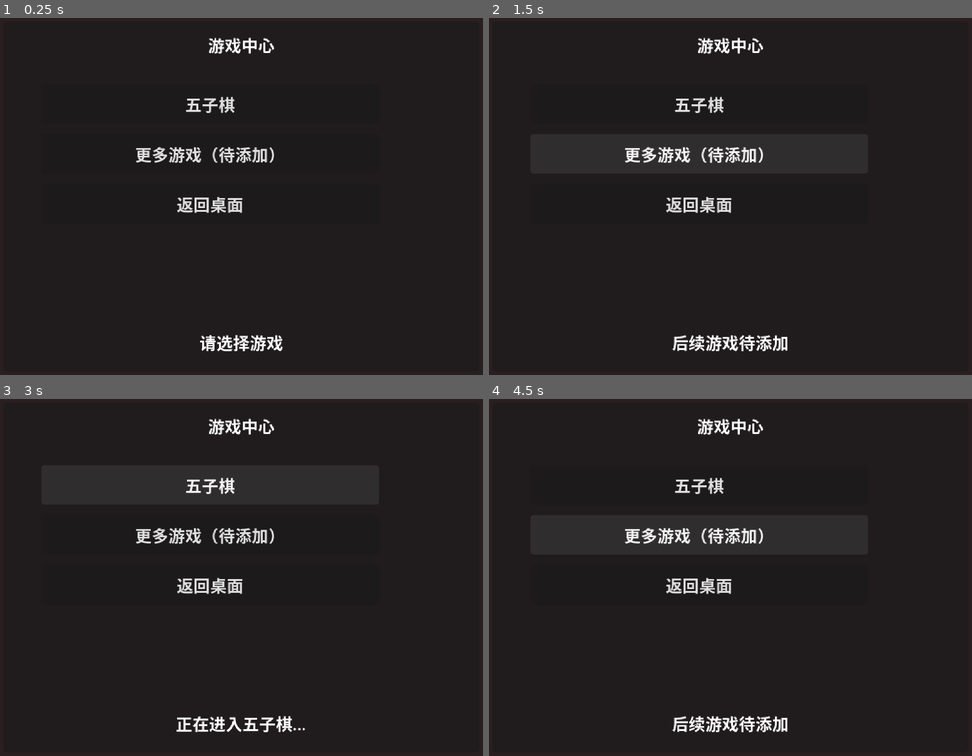
Above: before the commit, frames 1-4 (two rows, left to right).
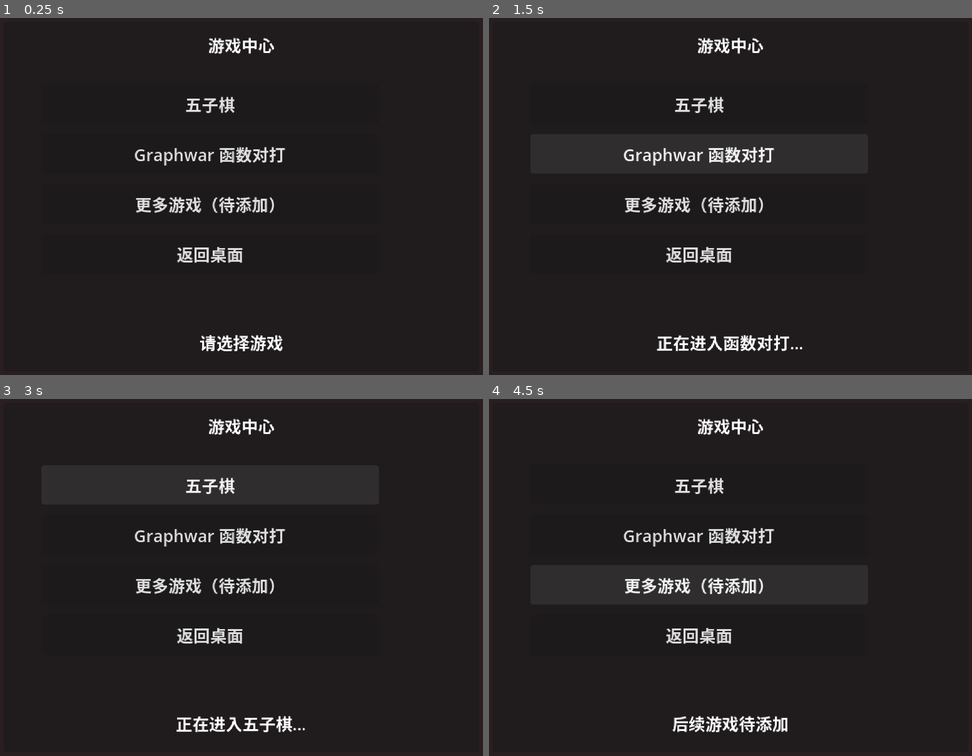
Above: after the commit, the same moments.

Repository: suan-11/ai-home
Game: Godot game, scene res://scenes/ui/game_select.tscn
The game is run twice, just before and just after one commit, with the same random seed, the same clock (stepped at 60 frames per second) and the same inputs. This scene is started directly instead of the project's main scene.
Inputs (mouse positions are in pixels of both pictures, inside the frame that each line leads up to):
- Up to frame 1 (0.25 s): no input
- Up to frame 2 (1.5 s): click "更多游戏（待添加）" at 0.5 s; click (701, 153) at 1.25 s, where only the run after the commit has a clickable "Graphwar 函数对打"
- Up to frame 3 (3 s): click "返回桌面" at 2 s; click "五子棋" at 2.75 s
- Up to frame 4 (4.5 s): click "五子棋" at 3.5 s; click "更多游戏（待添加）" at 4.25 s

The runs differ from the first frame. In frame 1, 2.0% of the frame differs, in the area x 27-60%, y 36-69%; in frame 2, 2.8%, in the area x 27-65%, y 36-94%; in frame 3, 2.0%; in frame 4, 2.1%.

Commit message:
feat: P3 Graphwar 仿·函数对打（8张预设函数卡/曲线飞行/先得3分，接入游戏选择）

Diff:
--- a/scenes/ui/game_select.tscn
+++ b/scenes/ui/game_select.tscn
@@ -56,18 +56,26 @@
 offset_bottom = 98.0
 text = "五子棋"
 
-[node name="FutureButton" type="Button" parent="WindowPanel"]
+[node name="GraphwarButton" type="Button" parent="WindowPanel"]
 layout_mode = 0
 offset_left = 36.0
 offset_top = 108.0
 offset_right = 360.0
 offset_bottom = 146.0
+text = "Graphwar 函数对打"
+
+[node name="FutureButton" type="Button" parent="WindowPanel"]
+layout_mode = 0
+offset_left = 36.0
+offset_top = 156.0
+offset_right = 360.0
+offset_bottom = 194.0
 text = "更多游戏（待添加）"
 
 [node name="BackButton" type="Button" parent="WindowPanel"]
 layout_mode = 0
 offset_left = 36.0
-offset_top = 156.0
+offset_top = 204.0
 offset_right = 360.0
-offset_bottom = 194.0
+offset_bottom = 242.0
 text = "返回桌面"
--- /dev/null
+++ b/scenes/ui/graphwar_game.tscn
@@ -0,0 +1,192 @@
+[gd_scene load_steps=2 format=3]
+
+[ext_resource type="Script" path="res://scripts/ui/graphwar_game.gd" id="1_game"]
+
+[node name="GraphwarGame" type="Control"]
+layout_mode = 3
+anchors_preset = 15
+anchor_right = 1.0
+anchor_bottom = 1.0
+grow_horizontal = 2
+grow_vertical = 2
+mouse_filter = 0
+script = ExtResource("1_game")
+
+[node name="Title" type="Label" parent="."]
+layout_mode = 1
+anchors_preset = 10
+anchor_right = 1.0
+offset_left = 16.0
+offset_top = 10.0
+offset_right = -130.0
+offset_bottom = 32.0
+text = "Graphwar 函数对打"
+horizontal_alignment = 0
+
+[node name="ScoreLabel" type="Label" parent="."]
+layout_mode = 1
+anchors_preset = 1
+anchor_left = 1.0
+anchor_right = 1.0
+offset_left = -120.0
+offset_top = 10.0
+offset_right = -10.0
+offset_bottom = 32.0
+text = "你 0 : 0 AI"
+horizontal_alignment = 2
+
+[node name="StatusLabel" type="Label" parent="."]
+layout_mode = 1
+anchors_preset = 10
+anchor_right = 1.0
+offset_left = 10.0
+offset_top = 34.0
+offset_right = 300.0
+offset_bottom = 54.0
+text = "你的回合：选择函数卡并调参，点击「开火」"
+horizontal_alignment = 0
+
+[node name="Controls" type="Control" parent="."]
+layout_mode = 0
+offset_left = 306.0
+offset_top = 34.0
+offset_right = 426.0
+offset_bottom = 262.0
+mouse_filter = 0
+
+[node name="CardLabel" type="Label" parent="Controls"]
+layout_mode = 0
+offset_left = 0.0
+offset_top = 0.0
+offset_right = 120.0
+offset_bottom = 16.0
+text = "函数卡"
+
+[node name="CardOption" type="OptionButton" parent="Controls"]
+layout_mode = 0
+offset_left = 0.0
+offset_top = 16.0
+offset_right = 120.0
+offset_bottom = 40.0
+
+[node name="Param0Label" type="Label" parent="Controls"]
+layout_mode = 0
+offset_left = 0.0
+offset_top = 46.0
+offset_right = 120.0
+offset_bottom = 60.0
+text = "a = 0.00"
+
+[node name="Param0Slider" type="HSlider" parent="Controls"]
+layout_mode = 0
+offset_left = 0.0
+offset_top = 62.0
+offset_right = 120.0
+offset_bottom = 76.0
+
+[node name="Param1Label" type="Label" parent="Controls"]
+layout_mode = 0
+offset_left = 0.0
+offset_top = 82.0
+offset_right = 120.0
+offset_bottom = 96.0
+text = "b = 0.00"
+
+[node name="Param1Slider" type="HSlider" parent="Controls"]
+layout_mode = 0
+offset_left = 0.0
+offset_top = 98.0
+offset_right = 120.0
+offset_bottom = 112.0
+
+[node name="Param2Label" type="Label" parent="Controls"]
+layout_mode = 0
+offset_left = 0.0
+offset_top = 118.0
+offset_right = 120.0
+offset_bottom = 132.0
+text = "c = 0.00"
+
+[node name="Param2Slider" type="HSlider" parent="Controls"]
+layout_mode = 0
+offset_left = 0.0
+offset_top = 134.0
+offset_right = 120.0
+offset_bottom = 148.0
+
+[node name="FireButton" type="Button" parent="Controls"]
+layout_mode = 0
+offset_left = 0.0
+offset_top = 156.0
+offset_right = 120.0
+offset_bottom = 180.0
+text = "开火"
+
+[node name="AiStatusLabel" type="Label" parent="Controls"]
+layout_mode = 0
+offset_left = 0.0
+offset_top = 184.0
+offset_right = 120.0
+offset_bottom = 208.0
+text = ""
+horizontal_alignment = 0
+autowrap_mode = 2
+
+[node name="RestartButton" type="Button" parent="Controls"]
+layout_mode = 0
+offset_left = 0.0
+offset_top = 212.0
+offset_right = 120.0
+offset_bottom = 234.0
+text = "重新开始"
+
+[node name="BackButton" type="Button" parent="Controls"]
+layout_mode = 0
+offset_left = 0.0
+offset_top = 238.0
+offset_right = 120.0
+offset_bottom = 260.0
+text = "退出"
+
+[node name="ResultPanel" type="Panel" parent="."]
+visible = false
+layout_mode = 1
+anchors_preset = 8
+anchor_left = 0.5
+anchor_top = 0.5
+anchor_right = 0.5
+anchor_bottom = 0.5
+offset_left = -120.0
+offset_top = -76.0
+offset_right = 120.0
+offset_bottom = 76.0
+grow_horizontal = 2
+grow_vertical = 2
+mouse_filter = 0
+
+[node name="ResultLabel" type="Label" parent="ResultPanel"]
+layout_mode = 1
+anchors_preset = 10
+anchor_right = 1.0
+offset_left = 12.0
+offset_top = 12.0
+offset_right = -12.0
+offset_bottom = 44.0
+text = "结果"
+horizontal_alignment = 1
+
+[node name="RestartResultButton" type="Button" parent="ResultPanel"]
+layout_mode = 0
+offset_left = 30.0
+offset_top = 52.0
+offset_right = 210.0
+offset_bottom = 84.0
+text = "再来一局"
+
+[node name="ExitResultButton" type="Button" parent="ResultPanel"]
+layout_mode = 0
+offset_left = 30.0
+offset_top = 94.0
+offset_right = 210.0
+offset_bottom = 126.0
+text = "退出"
--- a/scripts/ui/computer_panel.gd
+++ b/scripts/ui/computer_panel.gd
@@ -19,6 +19,7 @@
 const SCREEN_DESKTOP := "desktop"
 const SCREEN_GAMES := "games"
 const SCREEN_GOMOKU := "gomoku"
+const SCREEN_GRAPHWAR := "graphwar"
 const SCREEN_SETTINGS := "settings"
 const SCREEN_CHAT := "chat"
 const SCREEN_DIARY := "diary"
@@ -26,6 +27,7 @@
 const DESKTOP_SCENE := preload("res://scenes/ui/desktop_screen.tscn")
 const GAME_SELECT_SCENE := preload("res://scenes/ui/game_select.tscn")
 const GOMOKU_SCENE := preload("res://scenes/ui/gomoku_game.tscn")
+const GRAPHWAR_SCENE := preload("res://scenes/ui/graphwar_game.tscn")
 const SETTINGS_SCENE := preload("res://scenes/ui/settings_screen.tscn")
 const CHAT_SCENE := preload("res://scenes/ui/chat_screen.tscn")
 const DIARY_SCENE := preload("res://scenes/ui/diary_screen.tscn")
@@ -95,6 +97,10 @@
 
 func open_gomoku(transition: int = Transition.SLIDE_LEFT) -> void:
 	_open_screen(SCREEN_GOMOKU, GOMOKU_SCENE, transition, true)
+
+
+func open_graphwar(transition: int = Transition.SLIDE_LEFT) -> void:
+	_open_screen(SCREEN_GRAPHWAR, GRAPHWAR_SCENE, transition, true)
 
 
 func open_settings(transition: int = Transition.SLIDE_LEFT) -> void:
@@ -120,6 +126,8 @@
 			_open_screen(SCREEN_GAMES, GAME_SELECT_SCENE, transition, false)
 		SCREEN_GOMOKU:
 			_open_screen(SCREEN_GOMOKU, GOMOKU_SCENE, transition, false)
+		SCREEN_GRAPHWAR:
+			_open_screen(SCREEN_GRAPHWAR, GRAPHWAR_SCENE, transition, false)
 		SCREEN_SETTINGS:
 			_open_screen(SCREEN_SETTINGS, SETTINGS_SCENE, transition, false)
 		SCREEN_CHAT:
@@ -182,8 +190,11 @@
 			screen.diary_requested.connect(open_diary)
 		SCREEN_GAMES:
 			screen.gomoku_requested.connect(open_gomoku)
+			screen.graphwar_requested.connect(open_graphwar)
 			screen.back_requested.connect(func() -> void: go_back(Transition.SLIDE_RIGHT))
 		SCREEN_GOMOKU:
+			screen.back_requested.connect(func() -> void: go_back(Transition.SLIDE_RIGHT))
+		SCREEN_GRAPHWAR:
 			screen.back_requested.connect(func() -> void: go_back(Transition.SLIDE_RIGHT))
 		SCREEN_SETTINGS:
 			screen.back_requested.connect(func() -> void: go_back(Transition.SLIDE_RIGHT))
--- a/scripts/ui/game_select.gd
+++ b/scripts/ui/game_select.gd
@@ -4,12 +4,14 @@
 
 signal back_requested
 signal gomoku_requested
+signal graphwar_requested
 
 @onready var status_label: Label = $WindowPanel/StatusLabel
 
 
 func _ready() -> void:
 	$WindowPanel/GomokuButton.pressed.connect(_on_gomoku_pressed)
+	$WindowPanel/GraphwarButton.pressed.connect(_on_graphwar_pressed)
 	$WindowPanel/FutureButton.pressed.connect(_on_future_pressed)
 	$WindowPanel/BackButton.pressed.connect(_on_back_pressed)
 
@@ -19,6 +21,11 @@
 	gomoku_requested.emit()
 
 
+func _on_graphwar_pressed() -> void:
+	status_label.text = "正在进入函数对打…"
+	graphwar_requested.emit()
+
+
 func _on_future_pressed() -> void:
 	status_label.text = "后续游戏待添加"
 
--- /dev/null
+++ b/scripts/ui/graphwar_game.gd
@@ -0,0 +1,557 @@
+extends Control
+## P3：Graphwar 仿·函数对打（简化回合制）
+## 玩家与 AI 轮流用预设函数卡发射小球：小球沿函数曲线飞行，
+## 命中对方目标点得 1 分，先得 WIN_SCORE 分获胜。
+## 运行在电脑系统屏幕区域内，胜负沿用通用规则（胜 +3 / 平 +1 / 负 0）。
+
+signal back_requested
+signal game_finished(result: String)
+signal game_restarted
+signal game_exited
+
+const WIN_SCORE := 3
+const HIT_RADIUS_PX := 7.0
+const SHOT_DURATION := 0.9
+const AI_HIT_CHANCE := 0.65
+const AI_THINK_TIME := 0.6
+const AI_SOLVE_JITTER := 0.08
+
+const X_MIN := -10.0
+const X_MAX := 10.0
+const Y_MIN := -5.0
+const Y_MAX := 5.0
+const TARGET_X_PLAYER := -8.0
+const TARGET_X_AI := 8.0
+const BOARD_RECT := Rect2(10, 36, 288, 222)
+
+## 预设函数卡（单一数据源）。params: key/label/min/max/default/step。
+const CARDS := [
+	{
+		"name": "直线", "formula": "y = a·x + b",
+		"params": [
+			{"key": "a", "label": "a", "min": -1.0, "max": 1.0, "default": 0.3, "step": 0.01},
+			{"key": "b", "label": "b", "min": -4.0, "max": 4.0, "default": -2.0, "step": 0.01},
+		],
+	},
+	{
+		"name": "抛物线", "formula": "y = a·x² + b",
+		"params": [
+			{"key": "a", "label": "a", "min": -0.4, "max": 0.4, "default": 0.1, "step": 0.01},
+			{"key": "b", "label": "b", "min": -4.0, "max": 4.0, "default": -3.0, "step": 0.01},
+		],
+	},
+	{
+		"name": "绝对值", "formula": "y = a·|x| + b",
+		"params": [
+			{"key": "a", "label": "a", "min": -1.0, "max": 1.0, "default": 0.3, "step": 0.01},
+			{"key": "b", "label": "b", "min": -4.0, "max": 4.0, "default": -2.0, "step": 0.01},
+		],
+	},
+	{
+		"name": "正弦", "formula": "y = a·sin(b·x)",
+		"params": [
+			{"key": "a", "label": "a", "min": -3.0, "max": 3.0, "default": 1.2, "step": 0.05},
+			{"key": "b", "label": "b", "min": 0.05, "max": 2.0, "default": 0.4, "step": 0.01},
+		],
+	},
+	{
+		"name": "余弦", "formula": "y = a·cos(b·x)",
+		"params": [
+			{"key": "a", "label": "a", "min": -3.0, "max": 3.0, "default": 1.2, "step": 0.05},
+			{"key": "b", "label": "b", "min": 0.05, "max": 2.0, "default": 0.4, "step": 0.01},
+		],
+	},
+	{
+		"name": "三次曲线", "formula": "y = a·x³ + b",
+		"params": [
+			{"key": "a", "label": "a", "min": -0.1, "max": 0.1, "default": 0.02, "step": 0.001},
+			{"key": "b", "label": "b", "min": -4.0, "max": 4.0, "default": -2.0, "step": 0.01},
+		],
+	},
+	{
+		"name": "顶点式抛物线", "formula": "y = a·(x-h)² + v",
+		"params": [
+			{"key": "a", "label": "a", "min": -0.3, "max": 0.3, "default": 0.1, "step": 0.01},
+			{"key": "h", "label": "h", "min": -9.0, "max": 9.0, "default": 0.0, "step": 0.1},
+			{"key": "v", "label": "v", "min": -4.0, "max": 4.0, "default": -1.0, "step": 0.01},
+		],
+	},
+	{
+		"name": "任意抛物线", "formula": "y = a·x² + b·x + c",
+		"params": [
+			{"key": "a", "label": "a", "min": -0.3, "max": 0.3, "default": 0.05, "step": 0.01},
+			{"key": "b", "label": "b", "min": -1.0, "max": 1.0, "default": 0.0, "step": 0.01},
+			{"key": "c", "label": "c", "min": -4.0, "max": 4.0, "default": -1.0, "step": 0.01},
+		],
+	},
+]
+
+enum Phase { SELECT, PLAYER_FIRE, AI_THINK, AI_FIRE, GAME_OVER }
+
+var _phase: int = Phase.SELECT
+var _player_score := 0
+var _ai_score := 0
+var _target_y := 0.0
+var _card_index := 0
+var _params: Array = []
+var _ai_card_index := 0
+var _ai_params: Array = []
+var _preview_path := PackedVector2Array()
+var _player_path := PackedVector2Array()
+var _ai_path := PackedVector2Array()
+var _active_path := PackedVector2Array()
+var _active_color := Color.WHITE
+var _anim_progress := 0.0
+var _ball_pos := Vector2.ZERO
+
+@onready var status_label: Label = $StatusLabel
+@onready var score_label: Label = $ScoreLabel
+@onready var card_option: OptionButton = $Controls/CardOption
+@onready var param_labels: Array[Label] = [
+	$Controls/Param0Label, $Controls/Param1Label, $Controls/Param2Label,
+]
+@onready var param_sliders: Array[HSlider] = [
+	$Controls/Param0Slider, $Controls/Param1Slider, $Controls/Param2Slider,
+]
+@onready var fire_button: Button = $Controls/FireButton
+@onready var ai_status_label: Label = $Controls/AiStatusLabel
+@onready var restart_button: Button = $Controls/RestartButton
+@onready var back_button: Button = $Controls/BackButton
+@onready var result_panel: Panel = $ResultPanel
+@onready var result_label: Label = $ResultPanel/ResultLabel
+@onready var restart_result_button: Button = $ResultPanel/RestartResultButton
+@onready var exit_result_button: Button = $ResultPanel/ExitResultButton
+
+
+func _ready() -> void:
+	result_panel.visible = false
+	for card in CARDS:
+		card_option.add_item(card["name"])
+	card_option.item_selected.connect(_on_card_changed)
+	for slider in param_sliders:
+		slider.value_changed.connect(_on_param_changed)
+	fire_button.pressed.connect(_on_fire_pressed)
+	restart_button.pressed.connect(_on_restart_pressed)
+	back_button.pressed.connect(_on_back_pressed)
+	restart_result_button.pressed.connect(_on_restart_result_pressed)
+	exit_result_button.pressed.connect(_on_exit_result_pressed)
+	_start_round()
+
+
+func _draw() -> void:
+	# 应用窗口背景 + 标题栏
+	var app_rect := Rect2(Vector2(6, 6), size - Vector2(12, 12))
+	draw_rect(app_rect, Color(0.12, 0.15, 0.21))
+	draw_rect(Rect2(Vector2(6, 6), Vector2(app_rect.size.x, 30)), Color(0.09, 0.11, 0.16))
+
+	# 坐标平面
+	draw_rect(BOARD_RECT, Color(0.16, 0.19, 0.27))
+	draw_rect(BOARD_RECT, Color(0.30, 0.35, 0.45), false, 1.0)
+
+	var grid_color := Color(0.35, 0.40, 0.50, 0.35)
+	for x in range(int(X_MIN), int(X_MAX) + 1, 2):
+		var p1 := _world_to_screen(Vector2(x, Y_MIN))
+		var p2 := _world_to_screen(Vector2(x, Y_MAX))
+		draw_line(p1, p2, grid_color, 1.0)
+	for y in range(int(Y_MIN), int(Y_MAX) + 1, 1):
+		var p1 := _world_to_screen(Vector2(X_MIN, y))
+		var p2 := _world_to_screen(Vector2(X_MAX, y))
+		draw_line(p1, p2, grid_color, 1.0)
+
+	var axis_color := Color(0.50, 0.55, 0.65)
+	draw_line(_world_to_screen(Vector2(X_MIN, 0)), _world_to_screen(Vector2(X_MAX, 0)), axis_color, 1.4)
+	draw_line(_world_to_screen(Vector2(0, Y_MIN)), _world_to_screen(Vector2(0, Y_MAX)), axis_color, 1.4)
+
+	# 目标点：玩家（左侧蓝菱形） vs AI（右侧红圆）
+	_draw_player_target()
+	_draw_ai_target()
+
+	# 预览曲线（选卡/调参时）
+	if _phase == Phase.SELECT and _preview_path.size() > 1:
+		draw_polyline(_preview_path, Color(0.45, 0.65, 1.0, 0.45), 1.5)
+
+	# 已发射轨迹
+	if _player_path.size() > 1:
+		draw_polyline(_player_path, Color(0.55, 0.85, 1.0), 2.0)
+	if _ai_path.size() > 1:
+		draw_polyline(_ai_path, Color(1.0, 0.5, 0.5), 2.0)
+
+	# 飞行中的小球
+	if not _active_path.is_empty() and _anim_progress < 1.0:
+		draw_circle(_ball_pos, 4.0, _active_color)
+		draw_circle(_ball_pos, 7.0, Color(_active_color.r, _active_color.g, _active_color.b, 0.3))
+
+
+func _draw_player_target() -> void:
+	var center := _world_to_screen(Vector2(TARGET_X_PLAYER, _target_y))
+	var pts := PackedVector2Array([
+		center + Vector2(0, -6), center + Vector2(5, 0),
+		center + Vector2(0, 6), center + Vector2(-5, 0),
+	])
+	for i in range(4):
+		draw_line(pts[i], pts[(i + 1) % 4], Color(0.45, 0.75, 1.0), 2.0)
+	draw_circle(center, 2.0, Color(0.55, 0.85, 1.0))
+	draw_string(ThemeDB.fallback_font, center + Vector2(-8, 18), "你", HORIZONTAL_ALIGNMENT_LEFT, -1, 10, Color(0.7, 0.85, 1.0))
+
+
+func _draw_ai_target() -> void:
+	var center := _world_to_screen(Vector2(TARGET_X_AI, _target_y))
+	draw_circle(center, 6.0, Color(1.0, 0.45, 0.45))
+	draw_circle(center, 2.0, Color(1.0, 0.8, 0.8))
+	draw_string(ThemeDB.fallback_font, center + Vector2(-4, 18), "AI", HORIZONTAL_ALIGNMENT_LEFT, -1, 10, Color(1.0, 0.7, 0.7))
+
+
+func _on_card_changed(index: int) -> void:
+	_card_index = index
+	_params = _default_params(index)
+	_update_param_ui()
+	_refresh_preview()
+	queue_redraw()
+
+
+func _on_param_changed(_value: float) -> void:
+	for i in range(_params.size()):
+		if i < param_sliders.size():
+			_params[i] = param_sliders[i].value
+	_update_param_labels()
+	_refresh_preview()
+	queue_redraw()
+
+
+func _on_fire_pressed() -> void:
+	if _phase != Phase.SELECT:
+		return
+	_phase = Phase.PLAYER_FIRE
+	card_option.disabled = true
+	fire_button.disabled = true
+	_player_path = _make_path(_card_index, _params, false)
+	status_label.text = "发射！"
+	await _animate_projectile(_player_path, Color(0.55, 0.85, 1.0))
+	if _phase != Phase.PLAYER_FIRE:
+		return
+
+	var hit := _path_hits(_player_path, _world_to_screen(Vector2(TARGET_X_AI, _target_y)))
+	if hit:
+		_player_score += 1
+		status_label.text = "命中！AI 的目标被击中了"
+	else:
+		status_label.text = "未命中…"
+	_update_score_label()
+	if _player_score >= WIN_SCORE:
+		_end_game(true)
+		return
+
+	await get_tree().create_timer(0.4).timeout
+	await _ai_turn()
+
+
+func _ai_turn() -> void:
+	_phase = Phase.AI_THINK
+	status_label.text = "AI 思考中…"
+	await get_tree().create_timer(AI_THINK_TIME).timeout
+	if _phase != Phase.AI_THINK:
+		return
+
+	var pick := _pick_ai_shot()
+	_ai_card_index = pick["card_index"]
+	_ai_params = pick["params"]
+	var card_name: String = CARDS[_ai_card_index]["name"]
+	ai_status_label.text = "AI 使用了「%s」" % card_name
+	status_label.text = "AI 发射！"
+	_phase = Phase.AI_FIRE
+	_ai_path = _make_path(_ai_card_index, _ai_params, true)
+	await _animate_projectile(_ai_path, Color(1.0, 0.5, 0.5))
+	if _phase != Phase.AI_FIRE:
+		return
+
+	var hit := _path_hits(_ai_path, _world_to_screen(Vector2(TARGET_X_PLAYER, _target_y)))
+	if hit:
+		_ai_score += 1
+		status_label.text = "你被击中了…"
+	else:
+		status_label.text = "AI 未命中，你的回合"
+	_update_score_label()
+	if _ai_score >= WIN_SCORE:
+		_end_game(false)
+		return
+
+	await get_tree().create_timer(0.4).timeout
+	_start_round()
+
+
+func _pick_ai_shot() -> Dictionary:
+	var hard := randf() < AI_HIT_CHANCE
+	var index := randi_range(0, CARDS.size() - 1)
+	var params: Array = _solve_for_target(index) if hard else _random_params(index)
+	params = _clamp_params(index, params)
+	return {"card_index": index, "params": params}
+
+
+## 尝试生成能命中 AI 目标点（x=8, y=_target_y）的参数；三角函数用简单暴力搜索。
+func _solve_for_target(index: int) -> Array:
+	match index:
+		0:
+			var a := randf_range(-0.9, 0.9)
+			return [a, _target_y - a * TARGET_X_AI + _jitter()]
+		1:
+			var a2 := randf_range(-0.35, 0.35)
+			return [a2, _target_y - a2 * TARGET_X_AI * TARGET_X_AI + _jitter()]
+		2:
+			var a3 := randf_range(-0.9, 0.9)
+			return [a3, _target_y - a3 * absf(TARGET_X_AI) + _jitter()]
+		3, 4:
+			return _best_random_trig(index)
+		5:
+			var a4 := randf_range(-0.09, 0.09)
+			return [a4, _target_y - a4 * TARGET_X_AI * TARGET_X_AI * TARGET_X_AI + _jitter()]
+		6:
+			var a5 := randf_range(-0.25, 0.25)
+			var h := randf_range(-6.0, 6.0)
+			return [a5, h, _target_y - a5 * pow(TARGET_X_AI - h, 2) + _jitter()]
+		_:
+			var a6 := randf_range(-0.25, 0.25)
+			var b6 := randf_range(-0.6, 0.6)
+			return [a6, b6, _target_y - a6 * TARGET_X_AI * TARGET_X_AI - b6 * TARGET_X_AI + _jitter()]
+
+
+func _best_random_trig(index: int) -> Array:
+	var best: Array = _random_params(index)
+	var best_err := INF
+	for i in range(24):
+		var p: Array = _random_params(index)
+		var err := absf(_eval(index, p, TARGET_X_AI) - _target_y)
+		if err < best_err:
+			best_err = err
+			best = p.duplicate()
+	return best
+
+
+func _jitter() -> float:
+	return randf_range(-AI_SOLVE_JITTER, AI_SOLVE_JITTER)
+
+
+func _random_params(index: int) -> Array:
+	var defs: Array = CARDS[index]["params"]
+	var result: Array = []
+	for d in defs:
+		result.append(randf_range(d["min"], d["max"]))
+	return result
+
+
+func _default_params(index: int) -> Array:
+	var defs: Array = CARDS[index]["params"]
+	var result: Array = []
+	for d in defs:
+		result.append(d["default"])
+	return result
+
+
+func _clamp_params(index: int, params: Array) -> Array:
+	var defs: Array = CARDS[index]["params"]
+	var result: Array = params.duplicate()
+	for i in range(defs.size()):
+		result[i] = clampf(result[i], defs[i]["min"], defs[i]["max"])
+	return result
+
+
+func _make_path(index: int, params: Array, reversed_dir: bool) -> PackedVector2Array:
+	var points: Array[Vector2] = []
+	var x := X_MIN
+	while x <= X_MAX + 0.001:
+		var y := _eval(index, params, x)
+		if is_nan(y) or is_inf(y) or absf(y) > 40.0:
+			break
+		points.append(_world_to_screen(Vector2(x, clampf(y, Y_MIN - 2.0, Y_MAX + 2.0))))
+		x += 0.05
+	if reversed_dir:
+		points.reverse()
+	return PackedVector2Array(points)
+
+
+func _eval(index: int, params: Array, x: float) -> float:
+	match index:
+		0:
+			return params[0] * x + params[1]
+		1:
+			return params[0] * x * x + params[1]
+		2:
+			return params[0] * absf(x) + params[1]
+		3:
+			return params[0] * sin(params[1] * x)
+		4:
+			return params[0] * cos(params[1] * x)
+		5:
+			return params[0] * x * x * x + params[1]
+		6:
+			return params[0] * pow(x - params[1], 2) + params[2]
+		_:
+			return params[0] * x * x + params[1] * x + params[2]
+
+
+func _path_hits(path: PackedVector2Array, target: Vector2) -> bool:
+	if path.size() < 2:
+		return false
+	for i in range(path.size() - 1):
+		if _distance_to_segment(target, path[i], path[i + 1]) <= HIT_RADIUS_PX:
+			return true
+	return false
+
+
+func _distance_to_segment(p: Vector2, a: Vector2, b: Vector2) -> float:
+	var ab := b - a
+	var t := 0.0
+	if ab.length_squared() > 0.0001:
+		t = clampf((p - a).dot(ab) / ab.length_squared(), 0.0, 1.0)
+	return p.distance_to(a + ab * t)
+
+
+func _animate_projectile(path: PackedVector2Array, color: Color) -> void:
+	_active_path = path
+	_active_color = color
+	_anim_progress = 0.0
+	var tween := create_tween()
+	tween.tween_method(_set_anim_progress, 0.0, 1.0, SHOT_DURATION)
+	await tween.finished
+	_active_path = PackedVector2Array()
+	_ball_pos = Vector2.ZERO
+	queue_redraw()
+
+
+func _set_anim_progress(value: float) -> void:
+	_anim_progress = value
+	if not _active_path.is_empty():
+		_ball_pos = _point_on_path(_active_path, value)
+	queue_redraw()
+
+
+func _point_on_path(path: PackedVector2Array, t: float) -> Vector2:
+	if path.is_empty():
+		return Vector2.ZERO
+	var f := clampf(t, 0.0, 1.0) * (path.size() - 1)
+	var i := int(f)
+	var frac := f - i
+	if i >= path.size() - 1:
+		return path[path.size() - 1]
+	return path[i].lerp(path[i + 1], frac)
+
+
+func _end_game(player_won: bool) -> void:
+	_phase = Phase.GAME_OVER
+	card_option.disabled = true
+	fire_button.disabled = true
+	var message := "你赢了！" if player_won else "AI 赢了"
+	status_label.text = message
+	result_label.text = message
+	result_panel.visible = true
+	var result := "win" if player_won else "lose"
+	game_finished.emit(result)
+	if player_won:
+		_on_game_won()
+	else:
+		_on_game_lost()
+
+
+func _on_game_won() -> void:
+	var char_id := GameManager.CURRENT_CHAR_ID
+	var delta := GameManager.on_game_finished(char_id, "win")
+	MemoryManager.record_daily_event(char_id, "graphwar", "win")
+	if delta > 0:
+		result_label.text += "\n好感度 +%d" % delta
+	print("[Graphwar] 胜利，好感度 +%d" % delta)
+
+
+func _on_game_lost() -> void:
+	var char_id := GameManager.CURRENT_CHAR_ID
+	GameManager.on_game_finished(char_id, "lose")
+	MemoryManager.record_daily_event(char_id, "graphwar", "lose")
+	print("[Graphwar] 失败接口预留")
+
+
+func _start_round() -> void:
+	_phase = Phase.SELECT
+	_target_y = randf_range(-3.0, 3.0)
+	_player_path = PackedVector2Array()
+	_ai_path = PackedVector2Array()
+	_active_path = PackedVector2Array()
+	_ball_pos = Vector2.ZERO
+	card_option.disabled = false
+	fire_button.disabled = false
+	ai_status_label.text = ""
+	status_label.text = "你的回合：选择函数卡并调参，点击「开火」"
+	_update_score_label()
+	_refresh_card_ui()
+	_refresh_preview()
+	queue_redraw()
+
+
+func _refresh_card_ui() -> void:
+	_params = _default_params(_card_index)
+	_update_param_ui()
+
+
+func _refresh_preview() -> void:
+	_preview_path = _make_path(_card_index, _params, false)
+
+
+func _update_param_ui() -> void:
+	var defs: Array = CARDS[_card_index]["params"]
+	for i in range(param_sliders.size()):
+		var label := param_labels[i]
+		var slider := param_sliders[i]
+		if i < defs.size():
+			label.visible = true
+			slider.visible = true
+			var d: Dictionary = defs[i]
+			slider.min_value = d["min"]
+			slider.max_value = d["max"]
+			slider.step = d["step"]
+			slider.set_value_no_signal(clampf(_params[i], d["min"], d["max"]))
+		else:
+			label.visible = false
+			slider.visible = false
+	_update_param_labels()
+
+
+func _update_param_labels() -> void:
+	var defs: Array = CARDS[_card_index]["params"]
+	for i in range(param_labels.size()):
+		var label := param_labels[i]
+		if not label.visible:
+			continue
+		label.text = "%s = %.2f" % [defs[i]["key"], param_sliders[i].value]
+
+
+func _update_score_label() -> void:
+	score_label.text = "你 %d : %d AI" % [_player_score, _ai_score]
+
+
+func _on_restart_pressed() -> void:
+	_reset_match()
+
+
+func _on_restart_result_pressed() -> void:
+	_reset_match()
+
+
+func _reset_match() -> void:
+	_player_score = 0
+	_ai_score = 0
+	result_panel.visible = false
+	game_restarted.emit()
+	_start_round()
+
+
+func _on_back_pressed() -> void:
+	game_exited.emit()
+	back_requested.emit()
+
+
+func _on_exit_result_pressed() -> void:
+	game_exited.emit()
+	back_requested.emit()
+
+
+func _world_to_screen(v: Vector2) -> Vector2:
+	var nx := (v.x - X_MIN) / (X_MAX - X_MIN)
+	var ny := (Y_MAX - v.y) / (Y_MAX - Y_MIN)
+	return BOARD_RECT.position + Vector2(nx * BOARD_RECT.size.x, ny * BOARD_RECT.size.y)
Not shown, added: scripts/ui/graphwar_game.gd.uid
Not shown, changed: doc/交接文档.md
Not shown, changed: doc/产品规划与路线图.md
